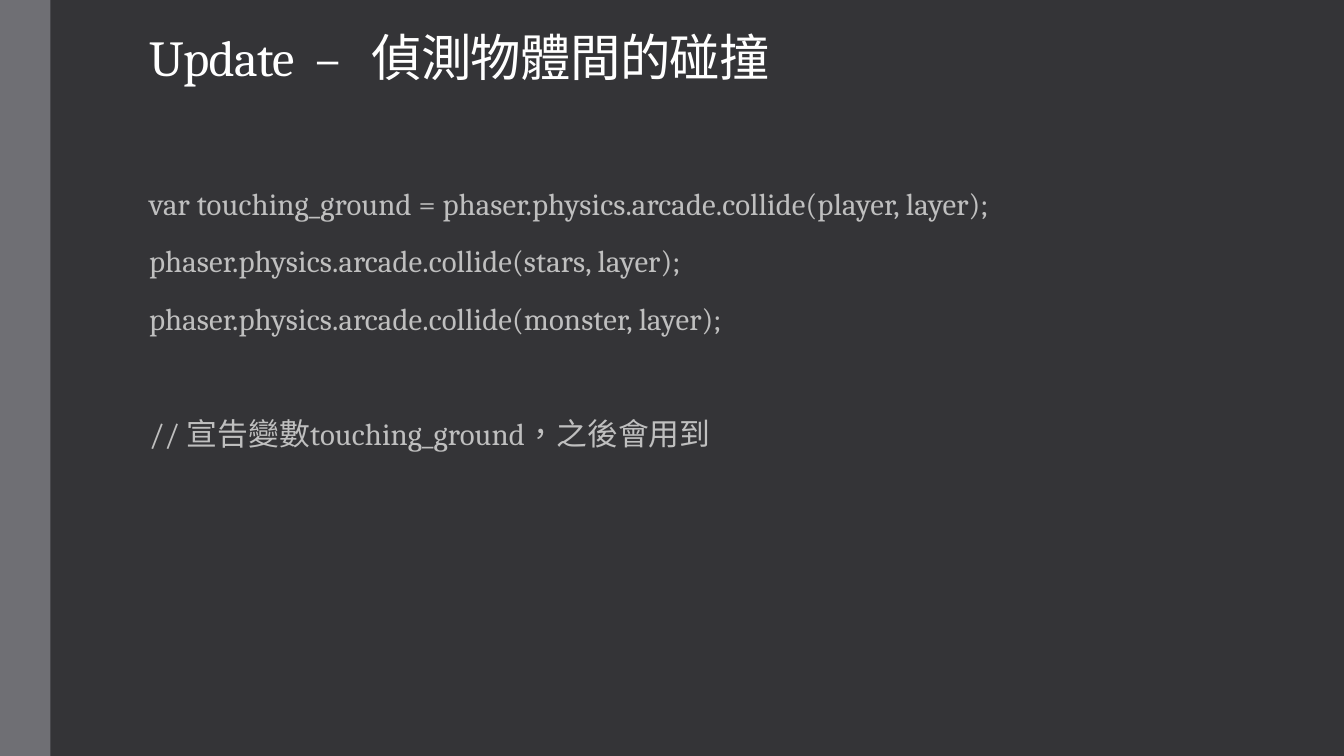
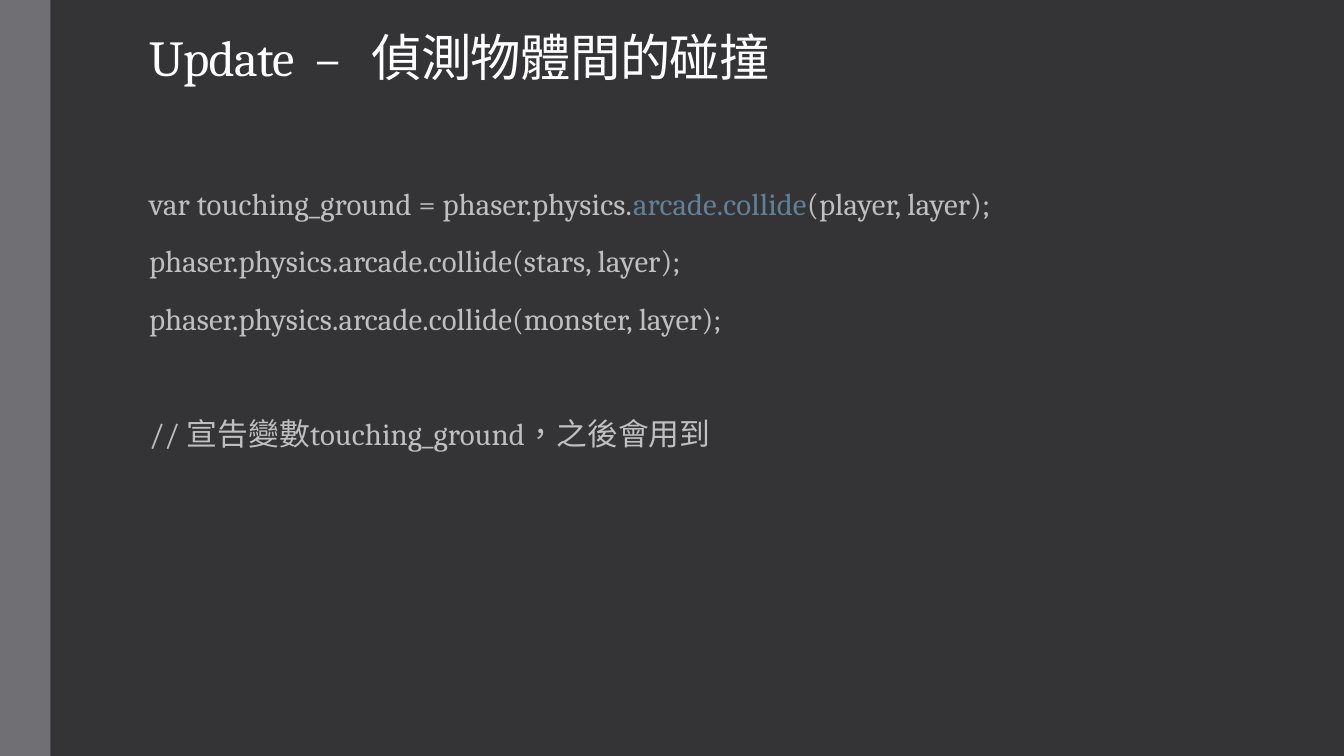
Before and after one commit to NCHUIT/104B_phaser_maple_game, a slide deck: slide 12 of maple_01.pptx. Drawn at 1344x756 pixels with LibreOffice and Linux fonts; fonts in the diff are those of the drawing. Boxes give left, top, right and bottom in pixels: in the first picture for what was removed or moved away, otherwise in the second. Text is boxed around its words. In the diff, an @@ line names an element or a change of style, - is before the commit and + after.

```diff
--- a/maple_01.pptx
+++ b/maple_01.pptx
@@ subtitle at (149, 193, 990, 222): text colour #BFBFBF to #618197 in "phaser.physics.arcade.collide(player," @@
```
Also in this commit, not shown: 11 other slides changed, 1 other file.
